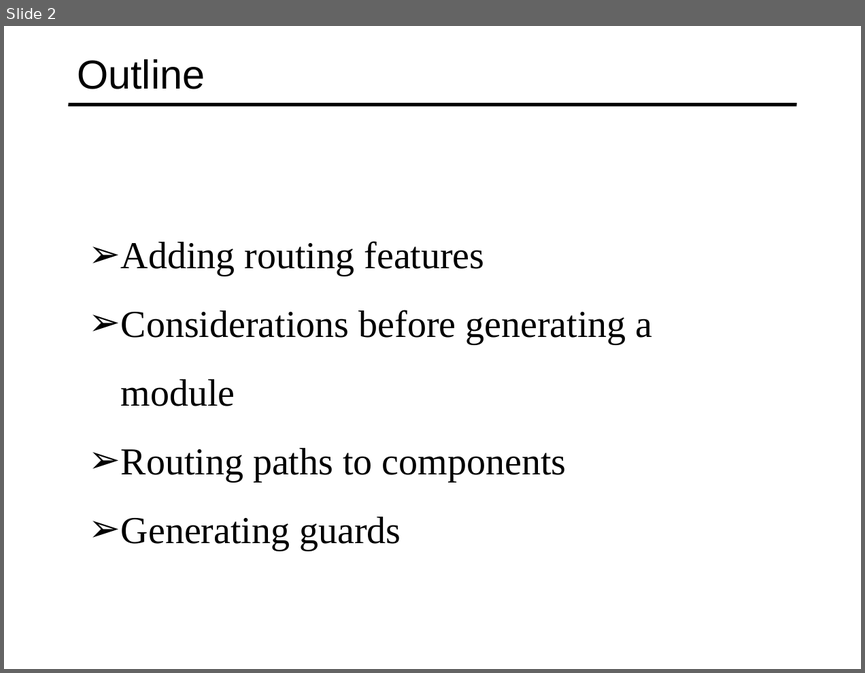
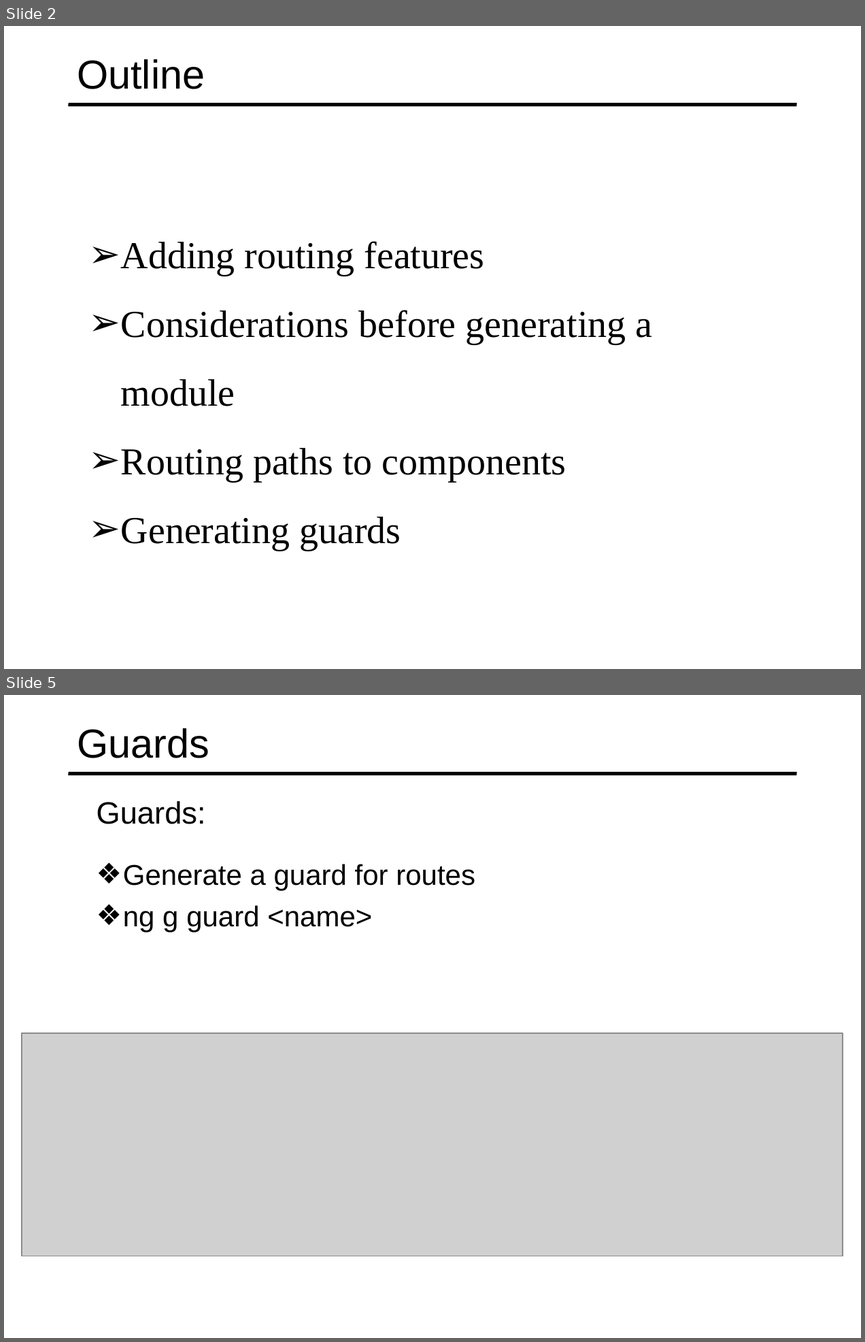
Before and after one commit to specter01wj/Jago_Link_Training, a slide deck: Angular/Angular7/Angular CLI/5.Generating Routing Features/L5_Generating Routing Features.ppt. Shown one above the other, each under a label of ours: slide 2 before the commit, slides 2 and 5 after it; the slides between them are not shown. The pictures are 865x673 and 865x1342 pixels, drawn with LibreOffice and Linux fonts; fonts in the diff are those of the drawing; grey boxes stand for pictures. Boxes give left, top, right and bottom in pixels: in the first picture for what was removed or moved away, otherwise in the second. Text is boxed around its words. In the diff, an @@ line names an element or a change of style, - is before the commit and + after.

```diff
--- a/Angular/Angular7/Angular CLI/5.Generating Routing Features/L5_Generating Routing Features.ppt
+++ b/Angular/Angular7/Angular CLI/5.Generating Routing Features/L5_Generating Routing Features.ppt
@@ slide 5 added at (4, 695, 861, 1338), background #FFFFFF; not listed: 1 template element that a slide beside it also shows @@
@@ title added at (77, 728, 209, 758), 34 pt, text #000000 @@
+Guards
@@ text added at (96, 801, 206, 824), 25.9 pt, text #000000 @@
+  Guards:
@@ text added at (123, 864, 475, 932), 24 pt, text #000000 @@
+  ❖ Generate a guard for routes
+  ❖ ng g guard <name>
@@ picture added at (22, 1032, 843, 1255) @@
```
Also in this commit, not shown: 2 slides changed, 2 other slides added, 12 slides removed, 5 other files.
